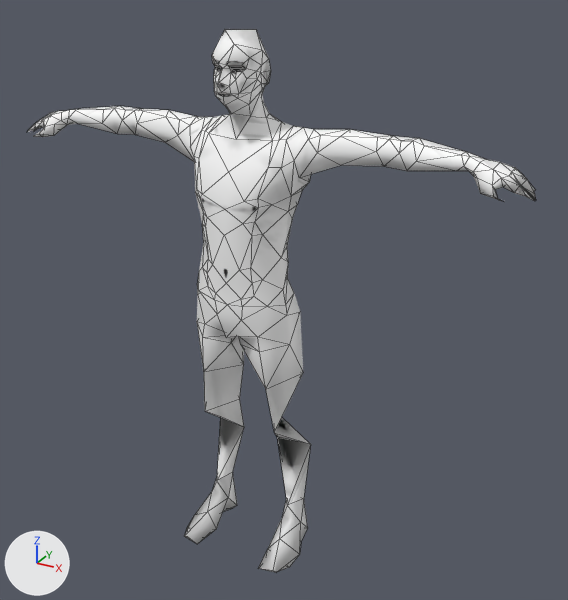
Two versions of the Blender file Assets/Models/Guy/guy.blend, one commit apart.
Before and after are seen from a 50 mm camera at (1.41, -2.28, 2.24) aimed at (0.12, 0.09, 1.06). Every picture has the same lights, and +X, +Y and +Z are marked at lower left. Mesh edges are drawn as thin lines.

In view in the first picture: 'Male'.
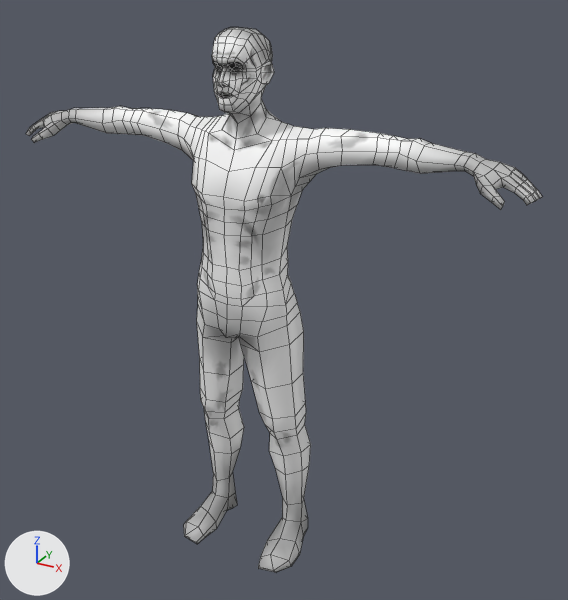
Changed parts and their boxes [x1, y1, x2, y2] in the pictures (568 x 600 px):
```json
{"object": "Male", "change": "surface changed, modifiers changed", "before": [27, 29, 536, 572], "after": [26, 27, 542, 572], "on screen": "white to grey"}
```

Edits to the scene script, one JSON object a line:
```json
{"op": "add", "block": "img_untitled", "code": ["img_untitled = load_image('Untitled', 'Skin4K.png', 2048, 2028, 'sRGB')"]}
{"op": "set", "path": "mat_material.texture", "old": "img_skin_texture_002", "new": "img_untitled"}
{"block": "me_mesh", "where": "me_mesh.from_pydata(...)  # 890 vertices, 914 faces; spans x -1.0..1.0, y -0.18..0.18, z 0.0..2.03"}
{"block": "me_mesh", "where": "# used by ob_male; location = (0.0, 0.0, 0.0)"}
{"block": "me_mesh", "change": "me_mesh part 1: texture (UV) coordinates of 914 of 914 faces, centred in x -1.0..1.0, y -0.18..0.18, z 0.0..2.03, changed; they spanned u 0.01..0.99, v 0.01..0.96 and now span u 0.02..0.96, v 0.03..0.98"}
{"op": "remove", "block": "ob_male", "code": "_m = ob_male.modifiers.new('Decimate', 'DECIMATE')"}
{"op": "remove", "block": "ob_male", "code": "_m.decimate_type = 'UNSUBDIV'"}
{"op": "remove", "block": "ob_male", "code": "_m.iterations = 100"}
{"op": "remove", "block": "ob_male", "code": "_m.angle_limit = 0.503"}
```
